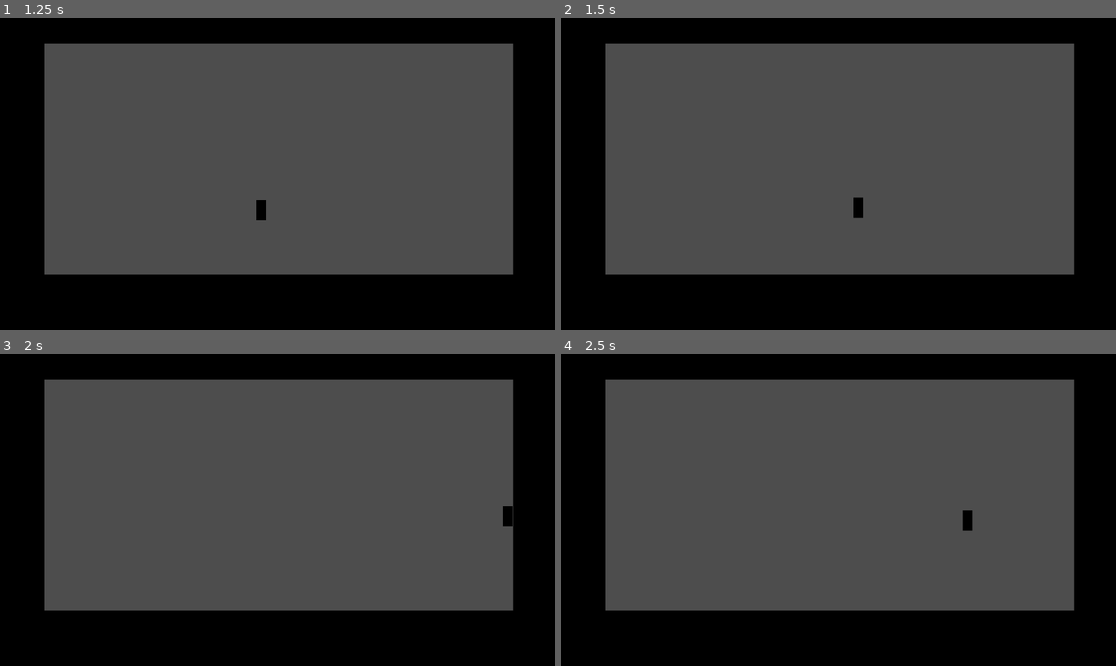
Above: before the commit, frames 1-4 (two rows, left to right).
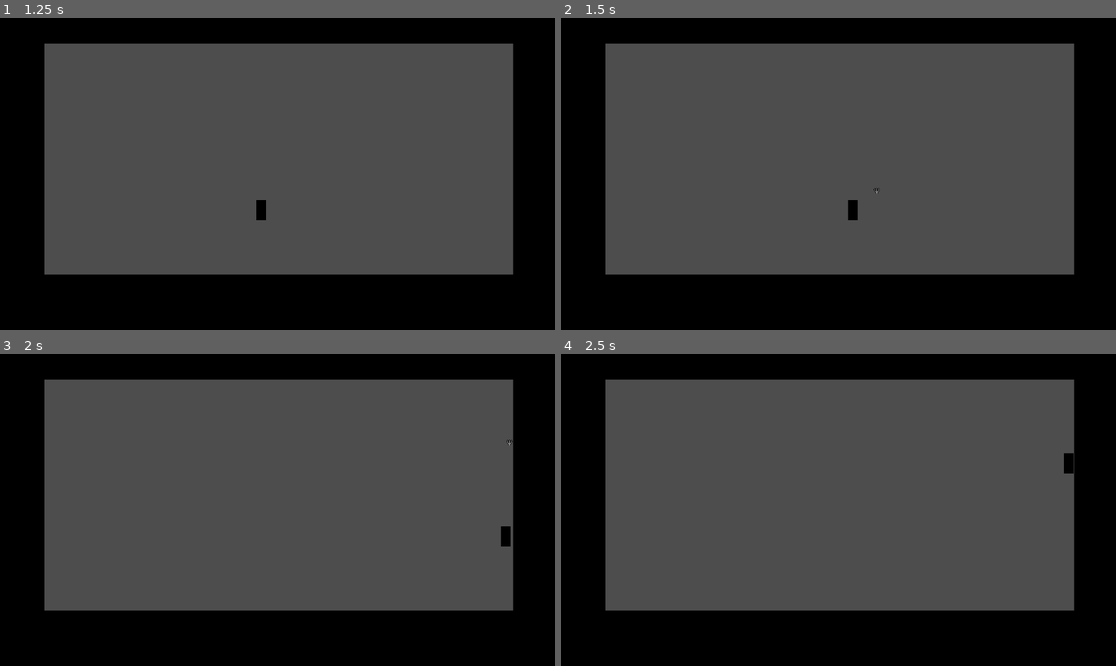
Above: after the commit, the same moments.

Repository: EightLimbed/Swordfighting-Game
Game: Godot game, scene res://Scenes/main.tscn
The game is run twice, just before and just after one commit, with the same random seed, the same clock (stepped at 60 frames per second) and the same inputs.
Inputs (mouse positions are in pixels of both pictures, inside the frame that each line leads up to):
- Up to frame 1 (1.25 s): click (216, 186) at 0.5 s
- Up to frame 2 (1.5 s): tap Enter (ui_accept) at 1.25, 1.35 s; move the mouse to (960, 158) at 1.27 s; hold Right (ui_right) from 1.28 s (still down); click (960, 158) at 1.42 s
- Up to frame 3 (2 s): keep holding Right (ui_right); tap Enter (ui_accept) at 1.52, 1.82 s
- Up to frame 4 (2.5 s): keep holding Right (ui_right); move the mouse to (727, 525) at 2.02 s; tap Enter (ui_accept) at 2.1, 2.27 s; click (727, 525) at 2.17 s

Frame 1 is identical in both runs. In frame 2, 0.2% of the frame differs, in the area x 51-58%, y 54-65%; in frame 3, 0.2%, in the area x 90-93%, y 27-62%; in frame 4, 0.2%.

Commit message:
grappling hook implemented

Diff:
--- a/Sword Fighting Game/Scenes/game.tscn
+++ b/Sword Fighting Game/Scenes/game.tscn
@@ -1,6 +1,19 @@
-[gd_scene load_steps=6 format=3 uid="uid://cilsyisiylghn"]
+[gd_scene load_steps=7 format=3 uid="uid://cilsyisiylghn"]
 
-[ext_resource type="PackedScene" uid="uid://bb2x6uaqvseop" path="res://Player/Player.tscn" id="1_1hrwi"]
+[ext_resource type="PackedScene" uid="uid://bb2x6uaqvseop" path="res://actors/Player/Player.tscn" id="1_1hrwi"]
+
+[sub_resource type="GDScript" id="GDScript_2s4g8"]
+script/source = "extends Node2D
+
+
+func create(to_create: Resource, pos: Vector2) -> CharacterBody2D:
+	var instance = to_create.instantiate()
+	instance.position = pos
+	get_node(\".\").add_child(instance)
+	return instance
+
+
+"
 
 [sub_resource type="RectangleShape2D" id="RectangleShape2D_bsscf"]
 size = Vector2(1164, 118)
@@ -16,6 +29,7 @@
 height = 1
 
 [node name="Game" type="Node2D"]
+script = SubResource("GDScript_2s4g8")
 
 [node name="Player" parent="." instance=ExtResource("1_1hrwi")]
 position = Vector2(542, 399)
--- /dev/null
+++ b/Sword Fighting Game/actors/FORK/FORK.tscn
@@ -0,0 +1,18 @@
+[gd_scene load_steps=4 format=3 uid="uid://vdiy5hssf7q4"]
+
+[ext_resource type="Script" path="res://src/FORK.gd" id="1_ayb12"]
+[ext_resource type="Texture2D" uid="uid://dao82kpfrjm3d" path="res://Sprites/pixil-frame-0_12.png" id="1_yuatl"]
+
+[sub_resource type="RectangleShape2D" id="RectangleShape2D_mjfdn"]
+size = Vector2(13, 12)
+
+[node name="FORK" type="CharacterBody2D"]
+script = ExtResource("1_ayb12")
+
+[node name="FORK" type="Sprite2D" parent="."]
+position = Vector2(-0.5, -5)
+texture = ExtResource("1_yuatl")
+
+[node name="CollisionShape2D" type="CollisionShape2D" parent="."]
+position = Vector2(0, -6)
+shape = SubResource("RectangleShape2D_mjfdn")
--- /dev/null
+++ b/Sword Fighting Game/src/FORK.gd
@@ -0,0 +1,16 @@
+extends CharacterBody2D
+
+
+var attached = false
+
+func _physics_process(delta: float) -> void:
+	if colliding():
+		attached = true
+		velocity = Vector2(0, 0)
+	move_and_slide()
+
+func colliding() -> bool:
+	return is_on_ceiling() or is_on_wall() or is_on_floor()
+
+func is_attached() -> bool:
+	return attached
--- a/Sword Fighting Game/src/Player.gd
+++ b/Sword Fighting Game/src/Player.gd
@@ -2,9 +2,15 @@
 
 
 const SPEED = 60.0
-const JUMP_VELOCITY = -400.0
+const JUMP_VELOCITY = 300.0
 const DAMPER = 0
 const AIR_DAMPER = 0.99
+const GRAPPLE_SPEED = 1000
+const GRAPPLE_STRENGTH = 30
+const GRAPPLE_DIST_MIN = 50
+const FORK = preload("res://actors/FORK/FORK.tscn")
+var fork
+const FORK_OFFSET = 36
 @onready var sprite_2d = $Sprite
 
 # Get the gravity from the project settings to be synced with RigidBody nodes.
@@ -13,30 +19,35 @@
 
 func _physics_process(delta: float) -> void:
 	move_and_slide()
-	# Add the gravity.
+
 	if not is_on_floor():
 		velocity.y += gravity * delta
 
-	# Handle Jump.
-	if Input.is_action_just_pressed("ui_accept") and colliding()	:
-		velocity.x += (get_global_mouse_position().x - position.x)/2
-		velocity.y += (get_global_mouse_position().y - position.y)/2
+	if Input.is_mouse_button_pressed(MOUSE_BUTTON_LEFT):
+		if fork == null:
+			fork = FORK.instantiate()
+			var to_mouse = Vector2(get_global_mouse_position().x - position.x, get_global_mouse_position().y - position.y).normalized()
+			fork.position = position + (to_mouse * FORK_OFFSET)
+			get_node(".").get_parent().add_child(fork)
+			fork.velocity = to_mouse * GRAPPLE_SPEED
 
-	# Get the input direction and handle the movement/deceleration.
-	# As good practice, you should replace UI actions with custom gameplay actions.
+	if not fork == null and fork.is_attached():
+		var diff = Vector2(fork.position.x - position.x, fork.position.y - position.y)
+		velocity += diff.normalized() * GRAPPLE_STRENGTH
+		if fork.position.distance_to(position) < GRAPPLE_DIST_MIN:
+			fork.queue_free()
+
 	var direction := Input.get_axis("ui_left", "ui_right")
 
 	if direction:
 		velocity.x += direction * SPEED
 		sprite_2d.flip_h = direction == -1
-	velocity.x = velocity.x * DAMPER if colliding() else velocity.x * AIR_DAMPER
-	velocity.y = velocity.y * DAMPER if colliding() else velocity.y * AIR_DAMPER
+	if fork == null or not fork.is_attached:
+		velocity = velocity * DAMPER if colliding() else velocity * AIR_DAMPER
 
-
-func _process(delta: float) -> void:
-	if Input.is_mouse_button_pressed( 1 ):
-		velocity.x += (get_global_mouse_position().x - position.x)/2
-		velocity.y += (get_global_mouse_position().y - position.y)/2
+	if Input.is_action_just_pressed("ui_accept") and colliding():
+		var diff = Vector2(get_global_mouse_position().x - position.x, get_global_mouse_position().y - position.y)
+		velocity = diff.normalized() * JUMP_VELOCITY
 
 func colliding() -> bool:
 	return is_on_ceiling() or is_on_wall() or is_on_floor()
Binary file added: Sword Fighting Game/Sprites/pixil-frame-0_12.png
Not shown, added: Sword Fighting Game/Sprites/pixil-frame-0_12.png.import
Renamed: Sword Fighting Game/Player/Player.tscn -> Sword Fighting Game/actors/Player/Player.tscn
Not shown, added: Sword Fighting Game/actors/Player/Pla1820.tmp
Not shown, added: Sword Fighting Game/actors/Player/Pla4F4E.tmp
Not shown, added: Sword Fighting Game/actors/Player/PlaD72D.tmp
